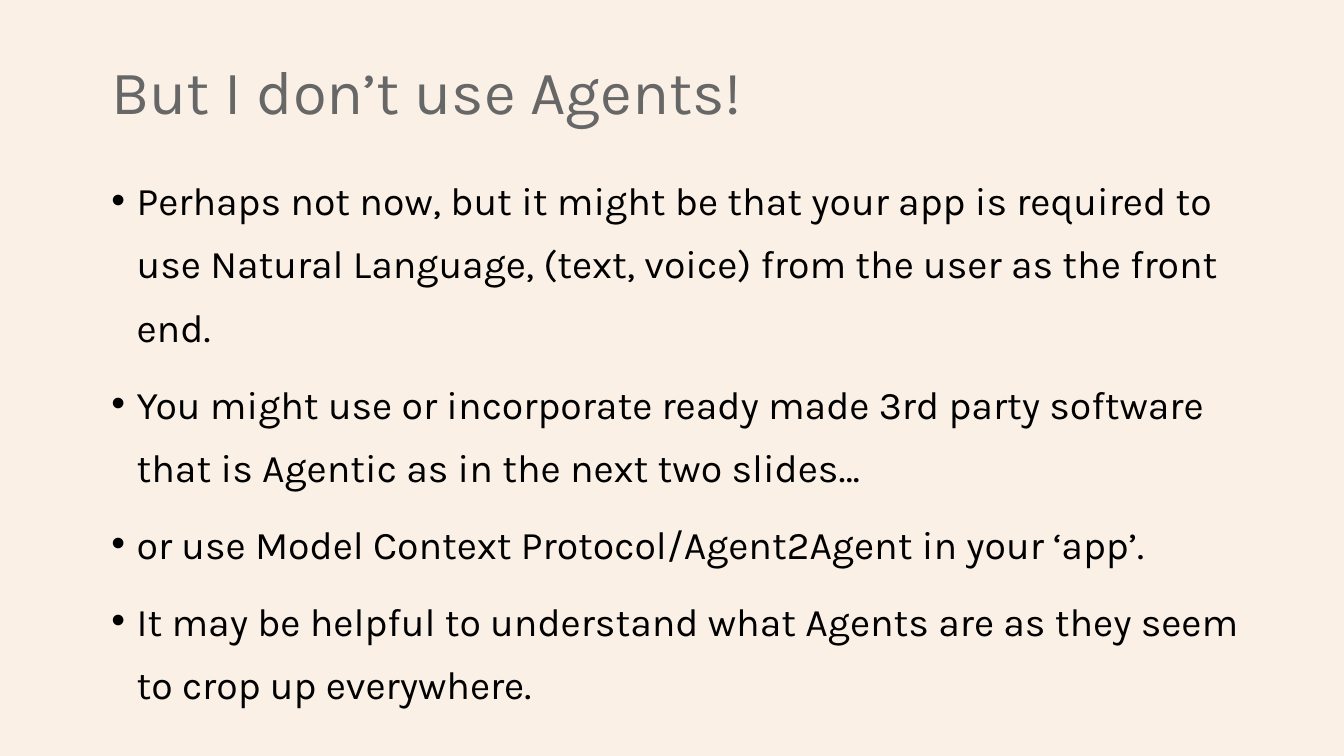
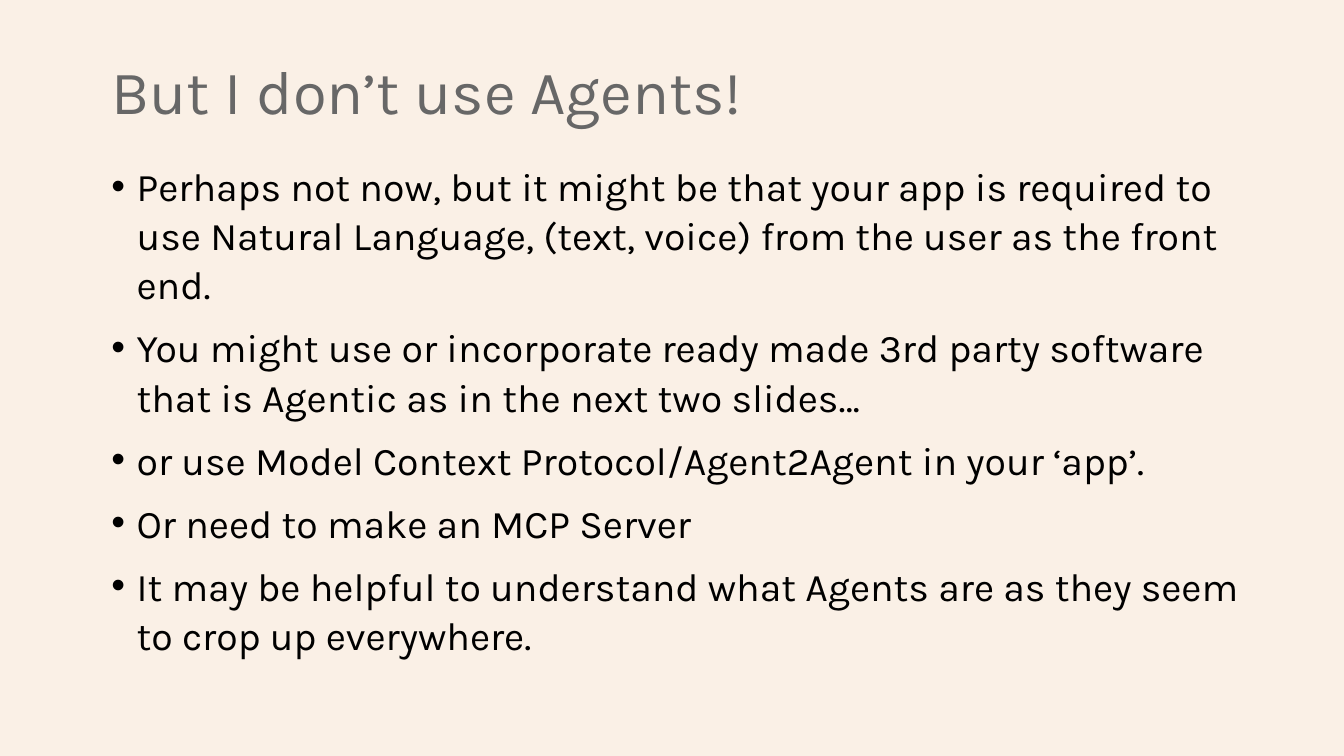
Before and after one commit to Python-Test-Engineer/eval-framework, a slide deck: slide 5 of PYDATA_SOUTHAMPTON_16SEP2025.pptx. Drawn at 1344x756 pixels with LibreOffice and Linux fonts; fonts in the diff are those of the drawing. Boxes give left, top, right and bottom in pixels: in the first picture for what was removed or moved away, otherwise in the second. Text is boxed around its words. In the diff, an @@ line names an element or a change of style, - is before the commit and + after.

```diff
--- a/PYDATA_SOUTHAMPTON_16SEP2025.pptx
+++ b/PYDATA_SOUTHAMPTON_16SEP2025.pptx
@@ text at (x1=137, y1=174, x2=1238, y2=660): line spacing 45pt to 35pt @@
@@ text at (x1=137, y1=511, x2=691, y2=539): paragraph added @@
+• Or need to make an MCP Server
```
Also in this commit, not shown: 8 other slides changed, 1 other file.
